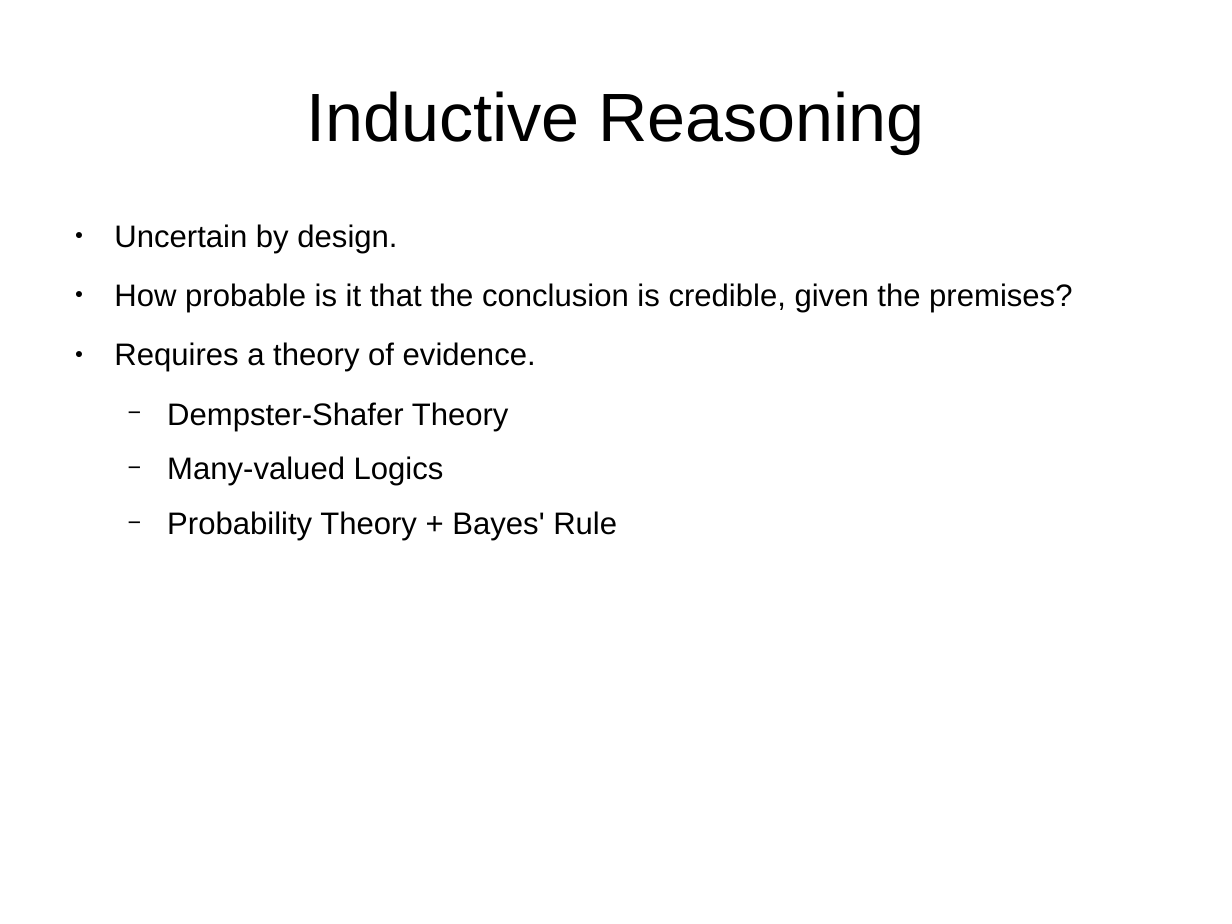
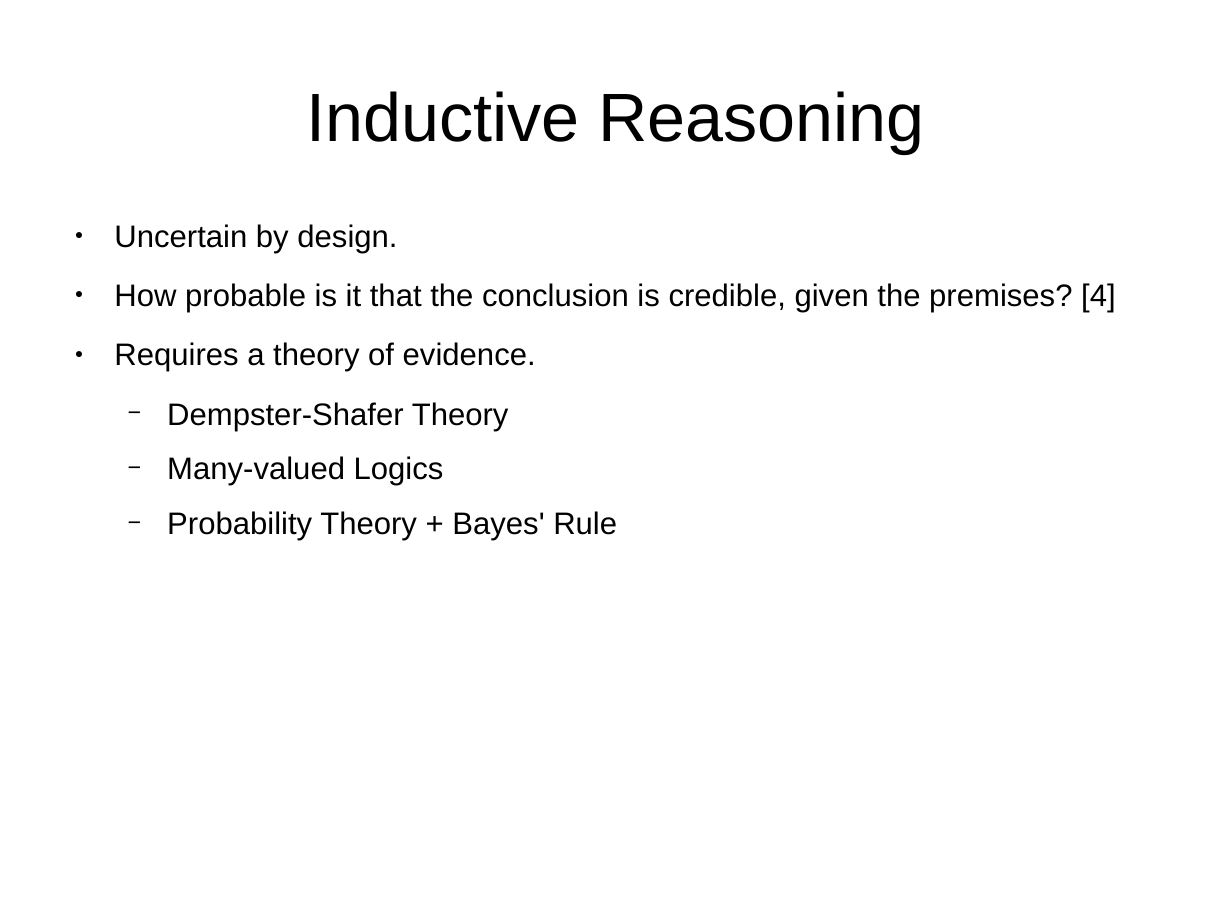
Before and after one commit to bstamour/SLHS, a slide deck: slide 8 of docs/proposal-from-bob.odp. Drawn at 1232x924 pixels with LibreOffice and Linux fonts; fonts in the diff are those of the drawing. Boxes give left, top, right and bottom in pixels: in the first picture for what was removed or moved away, otherwise in the second. Text is boxed around its words. In the diff, an @@ line names an element or a change of style, - is before the commit and + after.

```diff
--- a/docs/proposal-from-bob.odp
+++ b/docs/proposal-from-bob.odp
@@ text at box(114, 283, 1115, 312): text changed @@
-● How probable is it that the conclusion is credible, given the premises?
+● How probable is it that the conclusion is credible, given the premises? [4]
```
Also in this commit, not shown: 10 other slides changed, 4 slides added, 1 slide removed.
